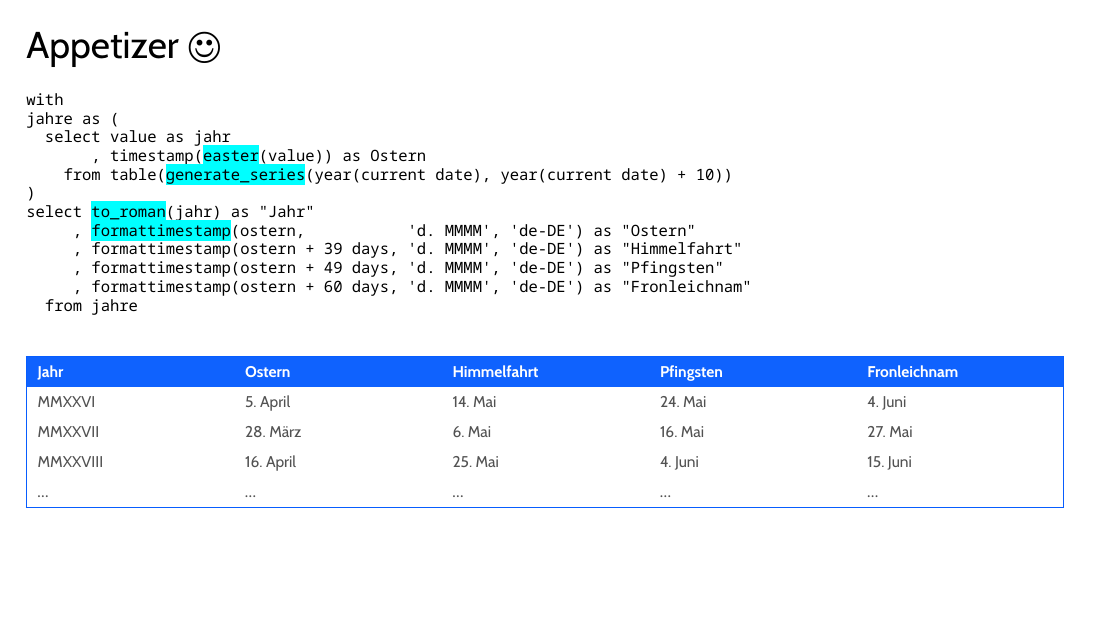
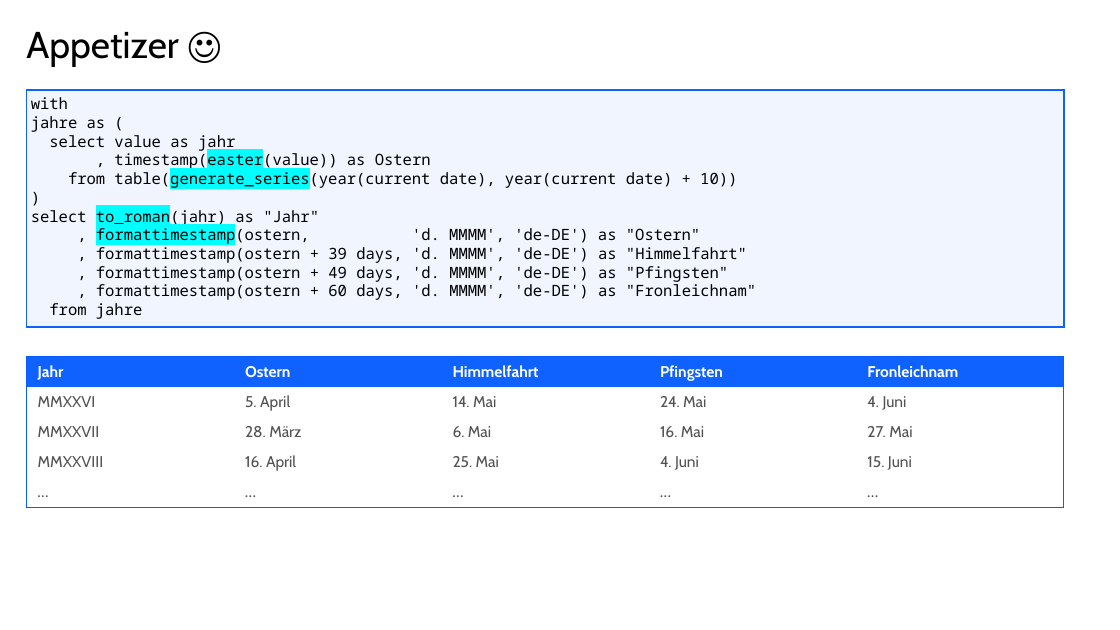
Before and after one commit to de103252/Db2_Routines, a slide deck: slide 2 of Db2 Routines Presentation.pptx. Drawn at 1120x630 pixels with LibreOffice and Linux fonts; fonts in the diff are those of the drawing; background and template pictures are left out. Boxes give left, top, right and bottom in pixels: in the first picture for what was removed or moved away, otherwise in the second. Text is boxed around its words. In the diff, an @@ line names an element or a change of style, - is before the commit and + after.

```diff
--- a/Db2 Routines Presentation.pptx
+++ b/Db2 Routines Presentation.pptx
@@ text "with": place and size @@
-text "with" at [26,93,752,315]
+text "with" at [27,90,1064,327]
@@ text "with" at [27,90,1064,327]: fill none to #CFE0FF at 30% opacity; outline none to #0F62FE 1 pt @@
```
Also in this commit, not shown: 5 other slides changed, 1 slide added.
